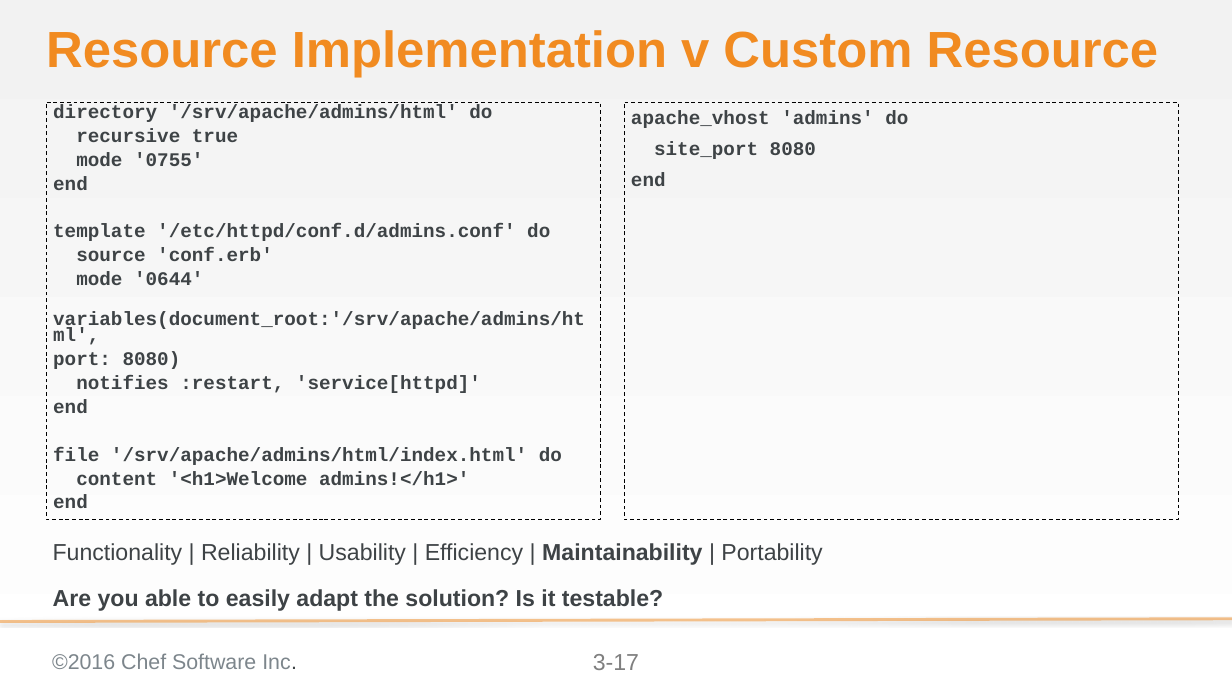
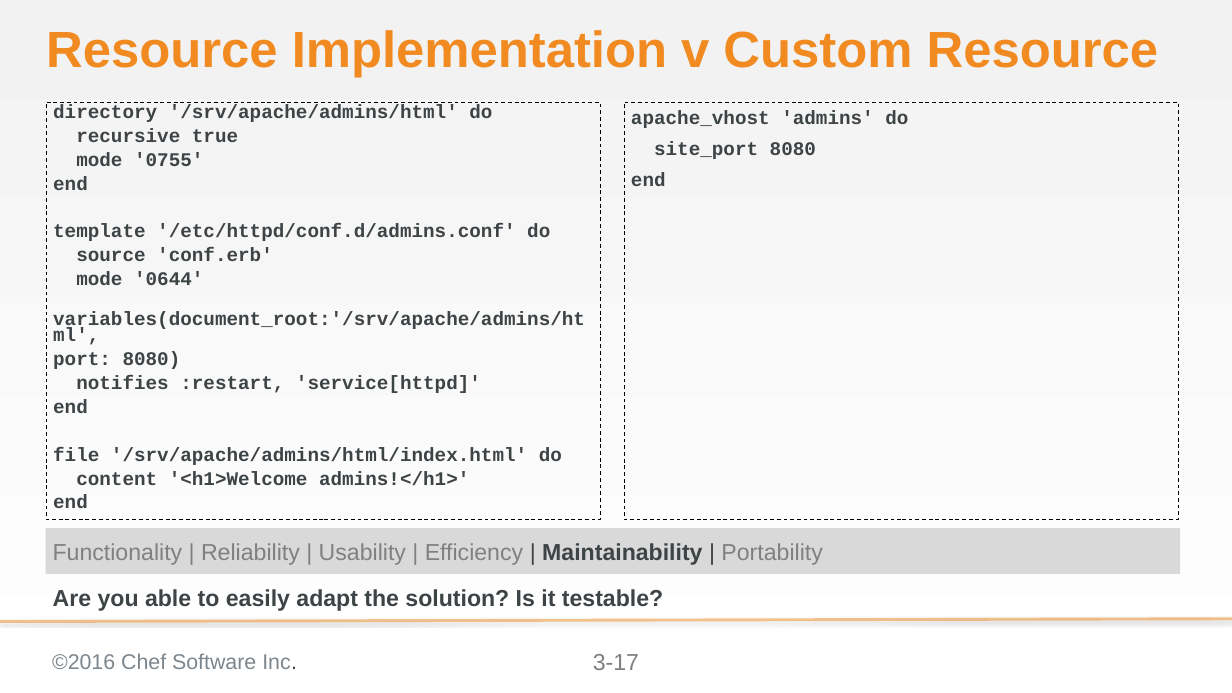
Before and after one commit to chef-training/extending_cookbooks, a slide deck: slide 17 of 03-why_use_custom_resources.pptx. Drawn at 1232x693 pixels with LibreOffice and Linux fonts; fonts in the diff are those of the drawing; background and template pictures are left out. Boxes give left, top, right and bottom in pixels: in the first picture for what was removed or moved away, otherwise in the second. Text is boxed around its words. In the diff, an @@ line names an element or a change of style, - is before the commit and + after.

Commit message:
Updates the layout of the code review for clarity
Tried some design to make that stand out better.

```diff
--- a/03-why_use_custom_resources.pptx
+++ b/03-why_use_custom_resources.pptx
@@ rectangle "Functionality | Reliability | Usability ..." resized from (x1=53, y1=543, x2=822, y2=565) to (x1=46, y1=528, x2=1180, y2=574) @@
@@ rectangle "Functionality | Reliability | Usability ..." at (x1=46, y1=528, x2=1180, y2=574): text colour #3E4346 to #808080 in "Functionality | Reliability | Usability | Efficiency ..."; fill none to #D9D9D9 @@
```
Also in this commit, not shown: 6 other slides changed.
